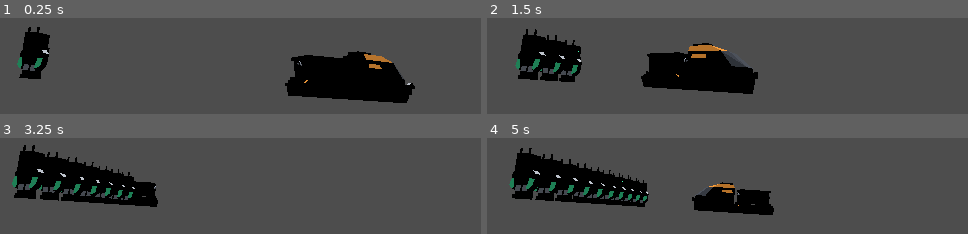
Above: before the commit, frames 1-4 (two rows, left to right).
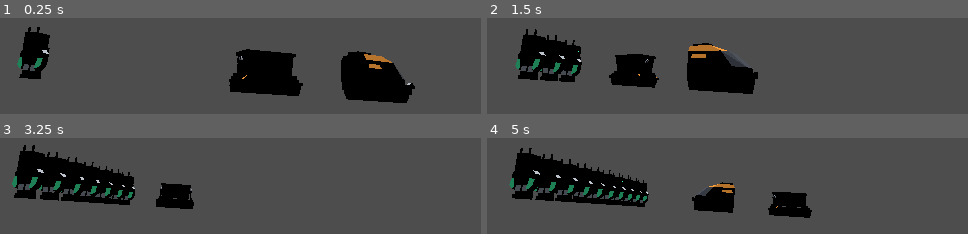
Above: after the commit, the same moments.

Repository: L0lel/GodotGameJam2023
Game: Godot game, scene res://main.tscn
Two runs of this game, one before a commit and one after it. Both use one fixed random seed, a clock stepped at 60 frames per second and the inputs below. The project has no main scene, so this scene is started directly.
Inputs:
- Up to frame 1 (0.25 s): no input
- Up to frame 2 (1.5 s): no input
- Up to frame 3 (3.25 s): no input
- Up to frame 4 (5 s): no input

The runs differ from the first frame. In frame 1, 9.2% of the frame differs, in the area x 47-72%, y 32-85%; in frame 2, 4.8%; in frame 3, 2.8%; in frame 4, 3.6%.

Commit message:
create unique  folder

Diff:
--- a/enemy.tscn
+++ b/entity/enemy.tscn
@@ -1,6 +1,6 @@
 [gd_scene load_steps=4 format=3 uid="uid://dms8mivb166i0"]
 
-[ext_resource type="Script" path="res://enemy.gd" id="1_4f6wm"]
+[ext_resource type="Script" path="res://script/enemy.gd" id="1_4f6wm"]
 [ext_resource type="ArrayMesh" uid="uid://b3okr3wxk6f67" path="res://model/alien.obj" id="1_eici5"]
 
 [sub_resource type="ConvexPolygonShape3D" id="ConvexPolygonShape3D_1loq3"]
--- /dev/null
+++ b/entity/spawn.tscn
@@ -0,0 +1,6 @@
+[gd_scene load_steps=2 format=3 uid="uid://ceio1ospuekto"]
+
+[ext_resource type="Script" path="res://script/spawn.gd" id="1_r2edn"]
+
+[node name="spawn" type="Node3D"]
+script = ExtResource("1_r2edn")
--- a/model/composite_models/torretta.tscn
+++ b/entity/torretta.tscn
@@ -1,12 +1,12 @@
 [gd_scene load_steps=4 format=3 uid="uid://dsfajy6b22k0y"]
 
 [ext_resource type="ArrayMesh" uid="uid://bbn0213dos32c" path="res://model/turret_single.obj" id="1_4q48q"]
-[ext_resource type="Script" path="res://model/composite_models/turret.gd" id="1_7dk46"]
-[ext_resource type="Script" path="res://turret_vision.gd" id="2_twis3"]
+[ext_resource type="Script" path="res://script/turret.gd" id="1_vut2o"]
+[ext_resource type="Script" path="res://script/turret_vision.gd" id="3_lwtux"]
 
 [node name="Torretta" type="Node3D"]
 transform = Transform3D(-0.95424, 0, 0.299041, 0, 1, 0, -0.299041, 0, -0.95424, 0, 0, 0)
-script = ExtResource("1_7dk46")
+script = ExtResource("1_vut2o")
 
 [node name="Turret" type="MeshInstance3D" parent="."]
 mesh = ExtResource("1_4q48q")
@@ -17,40 +17,40 @@
 transform = Transform3D(1, 0, 0, 0, 1, 0, 0, 0, 1, 0, 0.5, 0)
 target_position = Vector3(0, 0, 10)
 collide_with_areas = true
-script = ExtResource("2_twis3")
+script = ExtResource("3_lwtux")
 
 [node name="RayCast3D5" type="RayCast3D" parent="visionCast"]
 transform = Transform3D(0.965926, 0, -0.258819, 0, 1, 0, 0.258819, 0, 0.965926, 0, 0.5, 0)
 target_position = Vector3(0, 0, 10)
 collide_with_areas = true
-script = ExtResource("2_twis3")
+script = ExtResource("3_lwtux")
 
 [node name="RayCast3D6" type="RayCast3D" parent="visionCast"]
 transform = Transform3D(0.866025, 0, -0.5, 0, 1, 0, 0.5, 0, 0.866025, 0, 0.5, 0)
 target_position = Vector3(0, 0, 10)
 collide_with_areas = true
-script = ExtResource("2_twis3")
+script = ExtResource("3_lwtux")
 
 [node name="RayCast3D7" type="RayCast3D" parent="visionCast"]
 transform = Transform3D(0.707107, 0, -0.707107, 0, 1, 0, 0.707107, 0, 0.707107, 0, 0.5, 0)
 target_position = Vector3(0, 0, 10)
 collide_with_areas = true
-script = ExtResource("2_twis3")
+script = ExtResource("3_lwtux")
 
 [node name="RayCast3D2" type="RayCast3D" parent="visionCast"]
 transform = Transform3D(0.965926, 0, 0.258819, 0, 1, 0, -0.258819, 0, 0.965926, 0, 0.5, 0)
 target_position = Vector3(0, 0, 10)
 collide_with_areas = true
-script = ExtResource("2_twis3")
+script = ExtResource("3_lwtux")
 
 [node name="RayCast3D3" type="RayCast3D" parent="visionCast"]
 transform = Transform3D(0.866025, 0, 0.5, 0, 1, 0, -0.5, 0, 0.866025, 0, 0.5, 0)
 target_position = Vector3(0, 0, 10)
 collide_with_areas = true
-script = ExtResource("2_twis3")
+script = ExtResource("3_lwtux")
 
 [node name="RayCast3D4" type="RayCast3D" parent="visionCast"]
 transform = Transform3D(0.707107, 0, 0.707107, 0, 1, 0, -0.707107, 0, 0.707107, 0, 0.5, 0)
 target_position = Vector3(0, 0, 10)
 collide_with_areas = true
-script = ExtResource("2_twis3")
+script = ExtResource("3_lwtux")
--- a/train.tscn
+++ b/entity/train.tscn
@@ -1,14 +1,14 @@
 [gd_scene load_steps=4 format=3 uid="uid://c51d6v8mkut7c"]
 
+[ext_resource type="Script" path="res://script/train.gd" id="1_2x1ap"]
 [ext_resource type="ArrayMesh" uid="uid://nmtipcar1hgs" path="res://model/monorail_trainFront.obj" id="1_j13n1"]
-[ext_resource type="Script" path="res://train.gd" id="1_n1136"]
 
 [sub_resource type="ConvexPolygonShape3D" id="ConvexPolygonShape3D_vq653"]
 points = PackedVector3Array(-0.150059, 0, -0.5, -0.25002, 0.149961, -0.5, 0.15, 0, -0.5, -0.150059, 0, 0.499946, -0.250 …(818 unchanged characters)…
 
 [node name="Train" type="CharacterBody3D"]
 transform = Transform3D(1, 0, 0, 0, 1, 0, 0, 0, 1, 0, 0, -1)
-script = ExtResource("1_n1136")
+script = ExtResource("1_2x1ap")
 
 [node name="MonorailTrainFront" type="MeshInstance3D" parent="."]
 transform = Transform3D(1, 0, 0, 0, 1, 0, 0, 0, 1, 0, 0, 1)
--- a/level.tscn
+++ b/level.tscn
@@ -1,14 +1,15 @@
-[gd_scene load_steps=13 format=3 uid="uid://defwdk7lndxjf"]
+[gd_scene load_steps=14 format=3 uid="uid://defwdk7lndxjf"]
 
-[ext_resource type="MeshLibrary" uid="uid://dwoq2d5mepjfb" path="res://terrain_tileset.meshlib" id="1_keuq0"]
-[ext_resource type="MeshLibrary" uid="uid://ycm80u5k8404" path="res://tileset.meshlib" id="2_0tbxy"]
+[ext_resource type="MeshLibrary" uid="uid://dwoq2d5mepjfb" path="res://tileset/terrain_tileset.meshlib" id="1_mm4pj"]
+[ext_resource type="MeshLibrary" uid="uid://ycm80u5k8404" path="res://tileset/tileset.meshlib" id="2_0tbxy"]
 [ext_resource type="ArrayMesh" uid="uid://mf38xc5xwup6" path="res://model/rocket_baseA.obj" id="3_4srxm"]
 [ext_resource type="ArrayMesh" uid="uid://crt4x424uhbno" path="res://model/rocket_finsA.obj" id="4_crsjr"]
 [ext_resource type="ArrayMesh" uid="uid://bp8lp1y07w26g" path="res://model/rocket_sidesA.obj" id="5_3gx2y"]
 [ext_resource type="ArrayMesh" uid="uid://djqv14hoj315y" path="res://model/rocket_fuelB.obj" id="6_xuh8s"]
 [ext_resource type="ArrayMesh" uid="uid://1vplykt4of2c" path="res://model/rocket_topA.obj" id="7_cuxpl"]
 [ext_resource type="ArrayMesh" uid="uid://dgsb7jbtx75u4" path="res://model/hangar_largeA.obj" id="9_ehk7m"]
-[ext_resource type="PackedScene" uid="uid://dsfajy6b22k0y" path="res://model/composite_models/torretta.tscn" id="11_5wptd"]
+[ext_resource type="PackedScene" uid="uid://dsfajy6b22k0y" path="res://entity/torretta.tscn" id="11_5wptd"]
+[ext_resource type="PackedScene" uid="uid://c51d6v8mkut7c" path="res://entity/train.tscn" id="11_vu8i1"]
 [ext_resource type="PackedScene" uid="uid://b8ujrrnvs5m1e" path="res://model/composite_models/mine.tscn" id="12_h0vhv"]
 
 [sub_resource type="Environment" id="Environment_3vbqv"]
@@ -45,7 +46,7 @@
 environment = SubResource("Environment_3vbqv")
 
 [node name="terreno" type="GridMap" parent="."]
-mesh_library = ExtResource("1_keuq0")
+mesh_library = ExtResource("1_mm4pj")
 cell_size = Vector3(1, 0.5, 1)
 cell_center_y = false
 data = {
@@ -118,3 +119,12 @@
 
 [node name="Path3D" type="Path3D" parent="."]
 curve = SubResource("Curve3D_877q6")
+
+[node name="PathFollow3D" type="PathFollow3D" parent="Path3D"]
+transform = Transform3D(0.999999, 0, 0, 0, 0.999998, -0.00142857, 0, 0.00142857, 0.999999, 10.5, 0.00244673, -1.21271)
+progress = 1.71274
+rotation_mode = 4
+
+[node name="Train" parent="Path3D/PathFollow3D" instance=ExtResource("11_vu8i1")]
+transform = Transform3D(1, -2.91038e-11, 0, 2.91038e-11, 1, 0, 0, 0, 1, -0.0383982, 0.0645508, -1.0001)
+vel = -5
--- a/main.tscn
+++ b/main.tscn
@@ -1,8 +1,8 @@
 [gd_scene load_steps=5 format=3 uid="uid://b2ta3isl2huu1"]
 
-[ext_resource type="PackedScene" uid="uid://ceio1ospuekto" path="res://spawn.tscn" id="1_lo8nw"]
-[ext_resource type="PackedScene" uid="uid://c51d6v8mkut7c" path="res://train.tscn" id="1_xgqvw"]
-[ext_resource type="PackedScene" uid="uid://dms8mivb166i0" path="res://enemy.tscn" id="2_iu8op"]
+[ext_resource type="PackedScene" uid="uid://ceio1ospuekto" path="res://entity/spawn.tscn" id="1_lo8nw"]
+[ext_resource type="PackedScene" uid="uid://c51d6v8mkut7c" path="res://entity/train.tscn" id="1_xgqvw"]
+[ext_resource type="PackedScene" uid="uid://dms8mivb166i0" path="res://entity/enemy.tscn" id="2_iu8op"]
 
 [sub_resource type="Curve3D" id="Curve3D_w5j0i"]
 _data = {
--- a/project.godot
+++ b/project.godot
@@ -15,4 +15,5 @@
 
 [rendering]
 
+renderer/rendering_method="gl_compatibility"
 renderer/rendering_method.mobile="gl_compatibility"
--- a/train.gd
+++ b/script/train.gd
@@ -2,7 +2,7 @@
 
 @export var vel : int
 
-var wagons = preload("res://train_utils.gd").new()
+var wagons = preload("res://script/train_utils.gd").new()
 
 
 var i = 0
@@ -17,6 +17,6 @@
 func _physics_process(delta) -> void:
 	i -= 1
 	if i == -2 :
-		add_wagon(wagons.med_cargo, 0)
+		add_wagon(wagons.med_cargo, 1)
 
 	$"..".progress += vel * delta
--- a/spawn.tscn
+++ /dev/null
@@ -1,6 +0,0 @@
-[gd_scene load_steps=2 format=3 uid="uid://ceio1ospuekto"]
-
-[ext_resource type="Script" path="res://spawn.gd" id="1_t3t6e"]
-
-[node name="spawn" type="Node3D"]
-script = ExtResource("1_t3t6e")
Renamed: enemy.gd -> script/enemy.gd
Renamed: spawn.gd -> script/spawn.gd
Renamed: train_utils.gd -> script/train_utils.gd
Renamed: model/composite_models/turret.gd -> script/turret.gd
Renamed: turret_vision.gd -> script/turret_vision.gd
Not shown, added: tileset/terrain_tileset.meshlib
Not shown, added: tileset/tileset.meshlib
